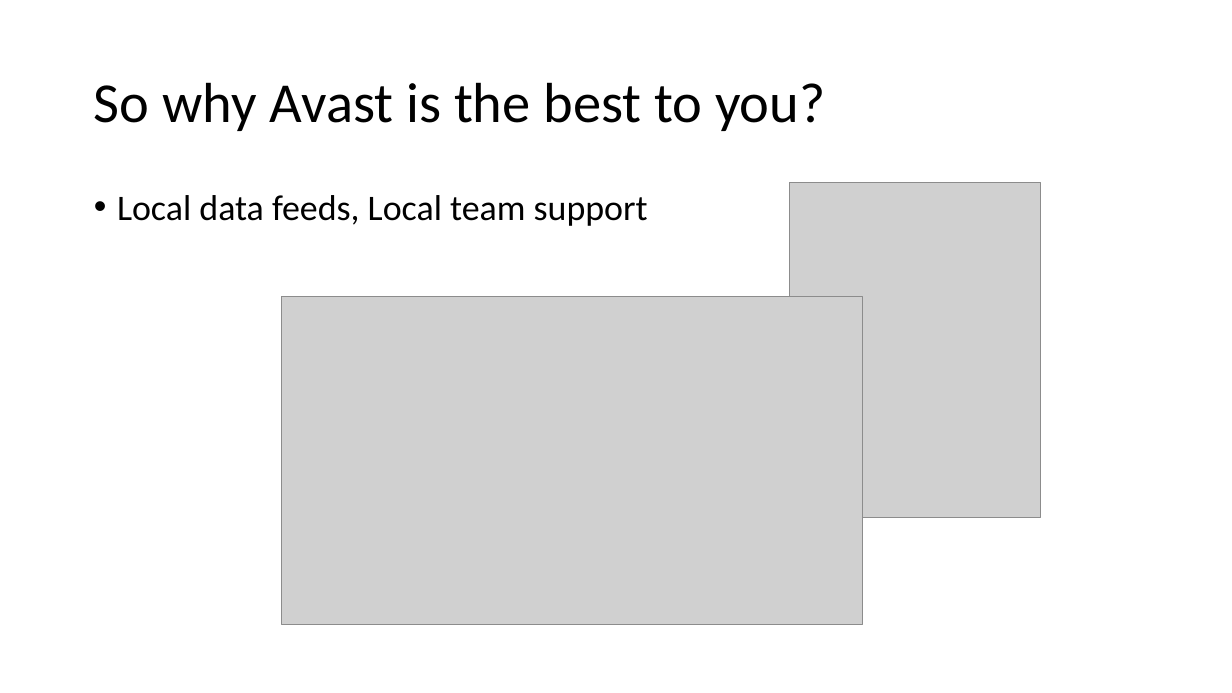
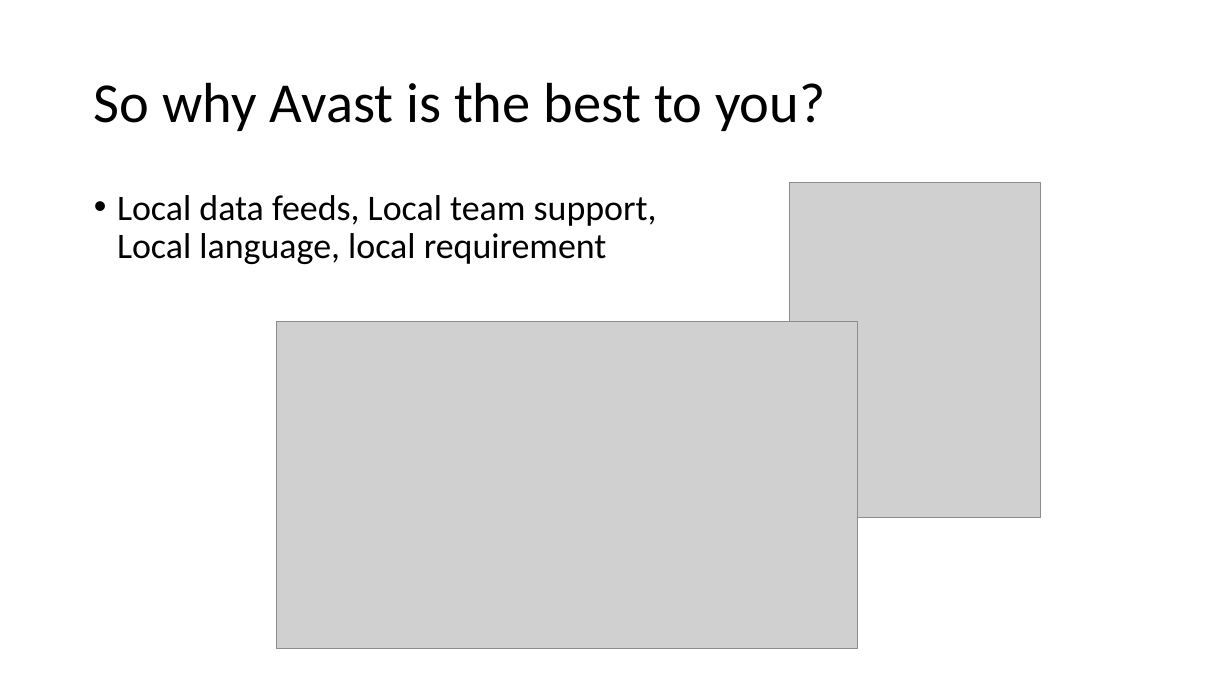
Before and after one commit to jacqbb/webscan, a slide deck: slide 26 of urlinfo_presentation.pptx (slide 27 before the commit). Drawn at 1232x693 pixels with LibreOffice and Linux fonts; fonts in the diff are those of the drawing; grey boxes stand for pictures; background and template pictures are left out. Boxes give left, top, right and bottom in pixels: in the first picture for what was removed or moved away, otherwise in the second. Text is boxed around its words. In the diff, an @@ line names an element or a change of style, - is before the commit and + after.

```diff
--- a/urlinfo_presentation.pptx
+++ b/urlinfo_presentation.pptx
@@ text at (117,195,657,264): text changed @@
-• Local data feeds, Local team support
+• Local data feeds, Local team support,
+  Local language, local requirement
@@ picture: place and size @@
-picture at (282,297,863,624)
+picture at (277,322,859,649)
```
Also in this commit, not shown: 17 other slides changed, 1 slide removed, 5 other files.
